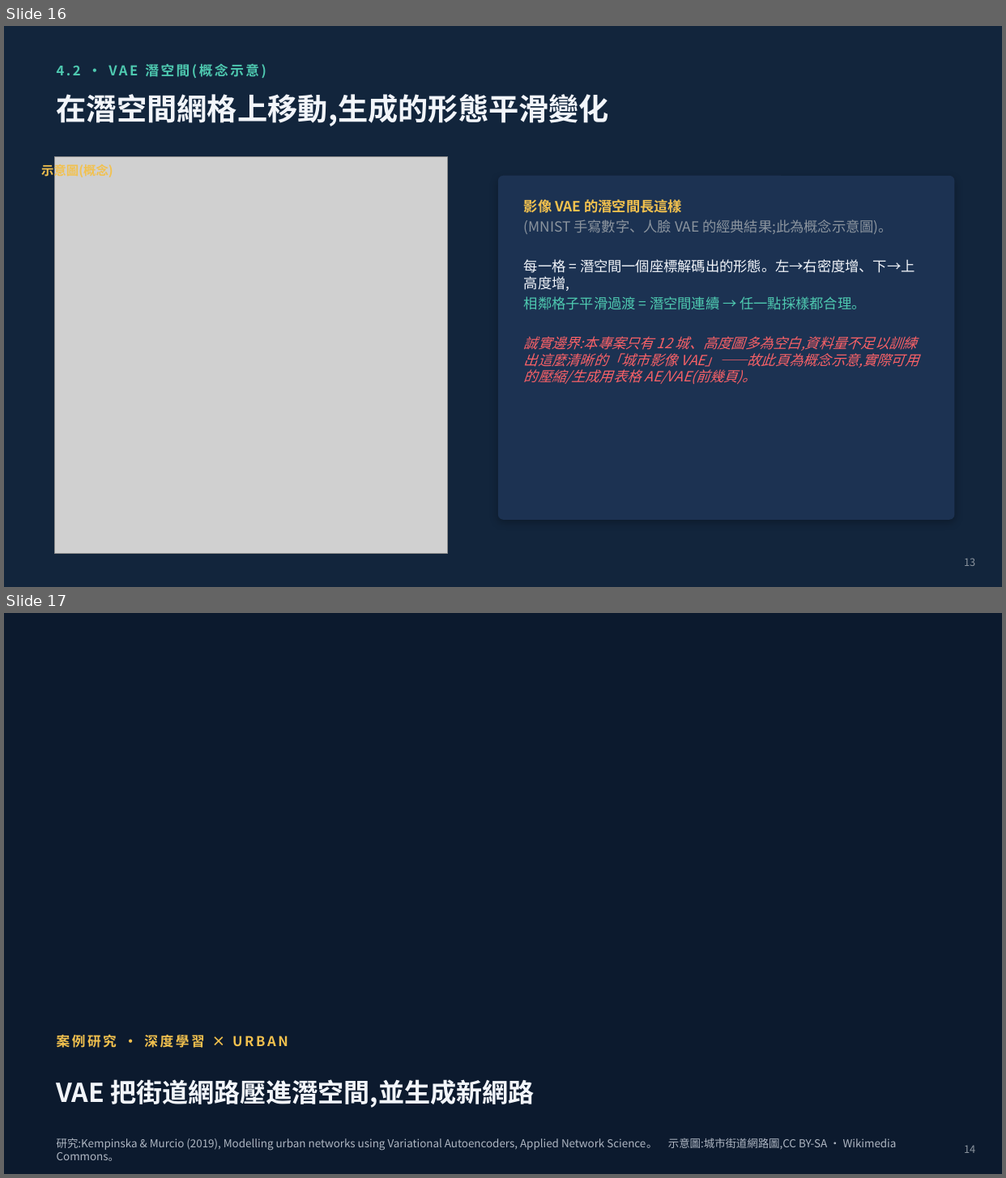
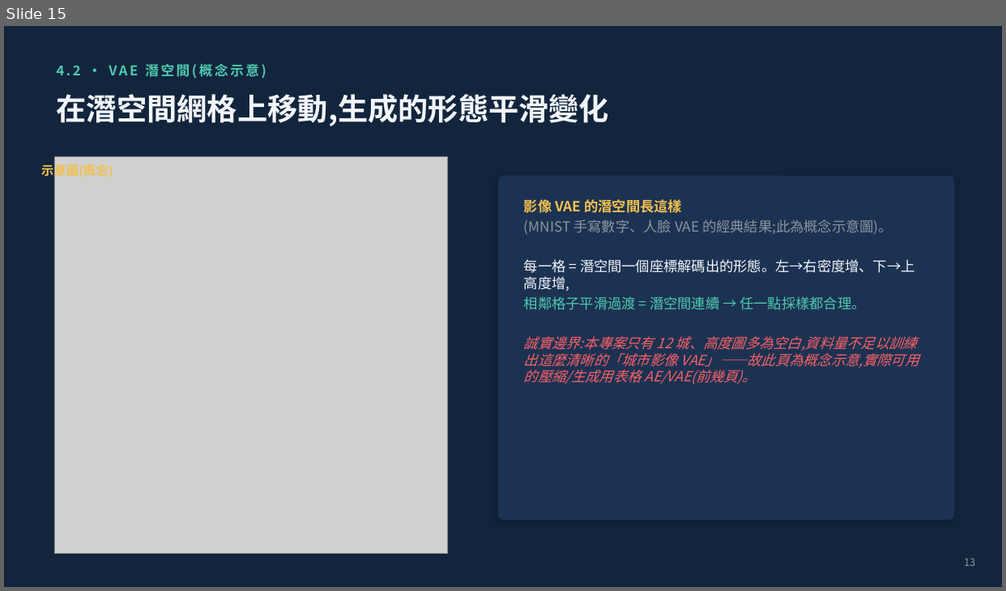
Before and after one commit to scott-lbx/ws-df26-w18, a slide deck: 07_Latent_Urban/潛空間教學簡報.pptx. Shown one above the other, each under a label of ours: slides 16 and 17 before the commit, slide 15 after it. The pictures are 1006x1178 and 1006x591 pixels, drawn with LibreOffice and Linux fonts; fonts in the diff are those of the drawing; grey boxes stand for pictures; background and template pictures are left out. Boxes give left, top, right and bottom in pixels: in the first picture for what was removed or moved away, otherwise in the second. Text is boxed around its words. In the diff, an @@ line names an element or a change of style, - is before the commit and + after.

```diff
--- a/07_Latent_Urban/潛空間教學簡報.pptx
+++ b/07_Latent_Urban/潛空間教學簡報.pptx
@@ slide 17 removed at (4,613,1002,1174), background picture (left out) @@
@@ rectangle removed at (4,1013,1002,1174) @@
@@ text removed at (57,1034,288,1048) @@
-案例研究 · 深度學習 × URBAN
@@ text removed at (57,1080,534,1108) @@
-VAE 把街道網路壓進潛空間,並生成新網路
@@ text removed at (57,1138,897,1161) @@
-研究:Kempinska & Murcio (2019), Modelling urban networks using Variational Autoencoders, Applied Network Science。 示意圖:城市街道網路圖,CC BY-SA · Wikimedia Commons。
@@ text removed at (964,1145,975,1153) @@
-14
@@ what was slide 16 is now slide 15 @@
```
Also in this commit, not shown: 3 slides changed, 4 other slides removed, 1 other file.
